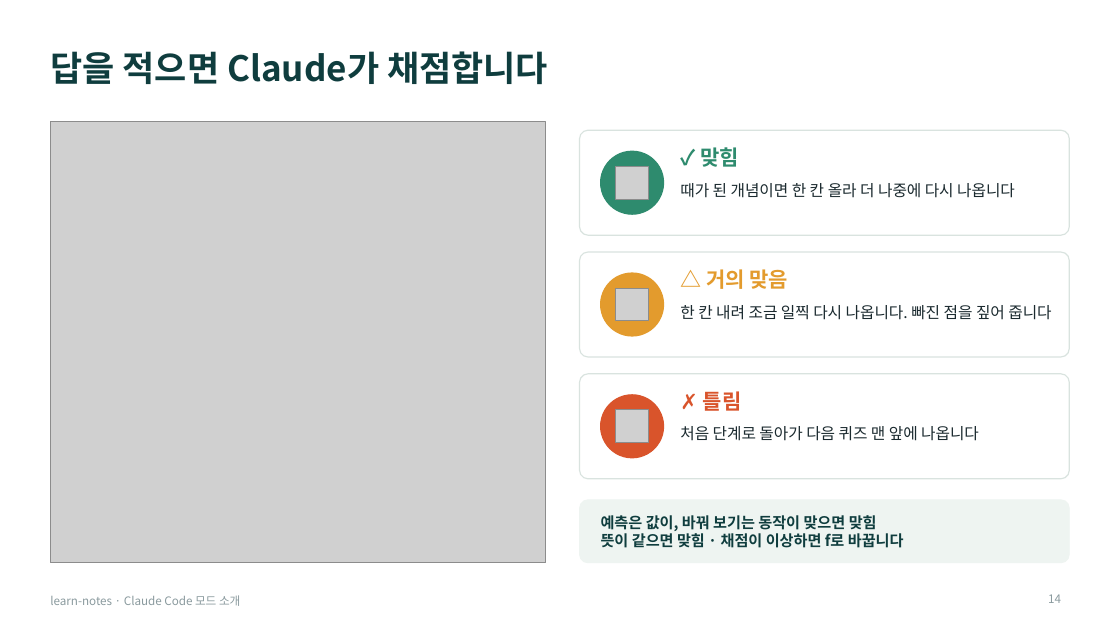
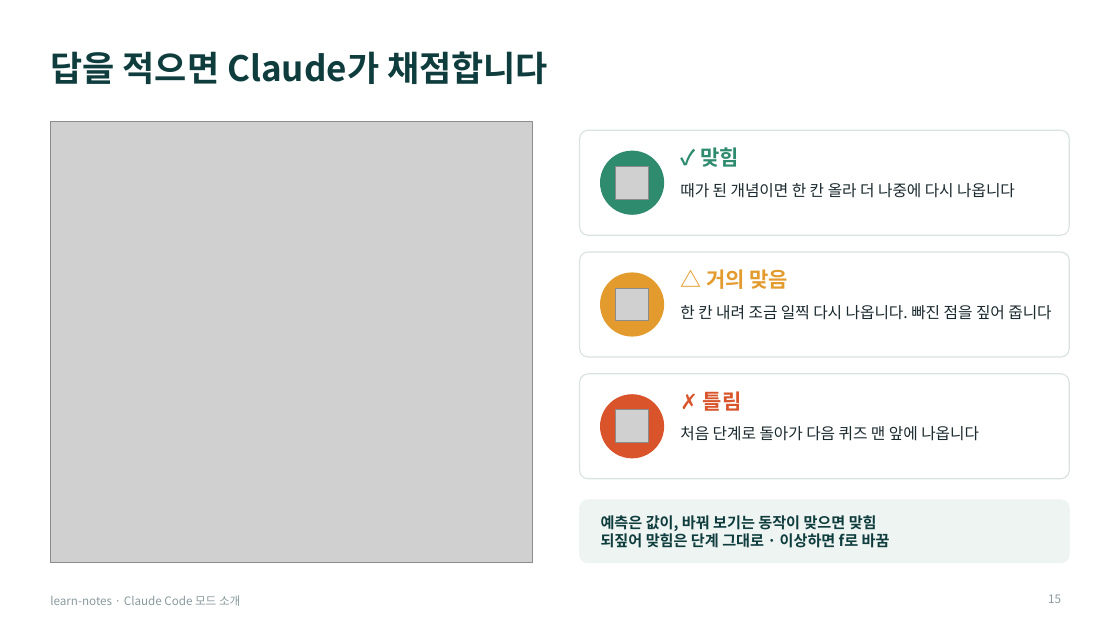
Before and after one commit to Owen-YC/learn-notes, a slide deck: slide 15 of docs/team/learn-notes-intro.pptx (slide 14 before the commit). Drawn at 1120x630 pixels with LibreOffice and Linux fonts; fonts in the diff are those of the drawing; grey boxes stand for pictures. Boxes give left, top, right and bottom in pixels: in the first picture for what was removed or moved away, otherwise in the second. Text is boxed around its words. In the diff, an @@ line names an element or a change of style, - is before the commit and + after.

```diff
--- a/docs/team/learn-notes-intro.pptx
+++ b/docs/team/learn-notes-intro.pptx
@@ picture resized from (x1=50, y1=122, x2=546, y2=563) to (x1=50, y1=122, x2=533, y2=563) @@
@@ text at (x1=601, y1=533, x2=890, y2=548): text changed @@
-뜻이 같으면 맞힘 · 채점이 이상하면 f로 바꿉니다
+되짚어 맞힘은 단계 그대로 · 이상하면 f로 바꿈
@@ page number at (x1=1048, y1=594, x2=1061, y2=603): text changed @@
-14
+15
```
Also in this commit, not shown: 16 other slides changed, 4 slides added, 21 other files.
